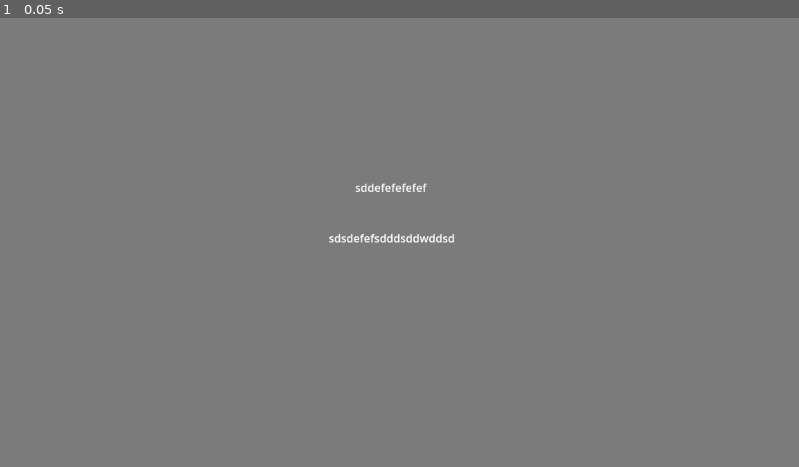
Above: before the commit, frame 1.
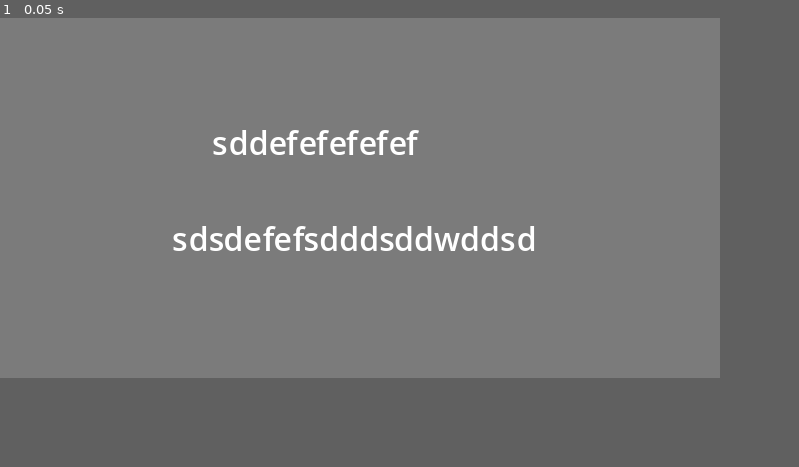
Above: after the commit, the same moment.

Repository: EuBraBo48/ThroughTheGrind-ProjetoSecretSantaJam
Game: Godot game, scene res://EuBraBo/Scenes/dialog.tscn
Two runs of this game, one before a commit and one after it. Both use one fixed random seed, a clock stepped at 60 frames per second and the inputs below. The project has no main scene, so this scene is started directly.
Inputs:
- Up to frame 1 (0.05 s): no input
In our replay, the window is 799x449 before the commit and 720x360 after it. These sizes can differ from the game's own. Grey fills any space a smaller window leaves; there, only what the larger window draws over its background counts as a difference.

The runs differ from the first frame. In frame 1, 1.8% of the frame differs, in the area x 21-67%, y 24-52%.

Commit message:
menu feito

Diff:
--- a/projetogamejam/EuBraBo/Scenes/dialog.tscn
+++ b/projetogamejam/EuBraBo/Scenes/dialog.tscn
@@ -10,9 +10,8 @@
 grow_horizontal = 2
 grow_vertical = 2
 script = ExtResource("1_h08p7")
-metadata/_edit_use_anchors_ = true
 
-[node name="ColorRect" type="ColorRect" parent="."]
+[node name="fundo" type="ColorRect" parent="."]
 layout_mode = 1
 anchors_preset = 15
 anchor_right = 1.0
@@ -23,22 +22,32 @@
 
 [node name="caixaDeDialogos" type="Sprite2D" parent="."]
 
-[node name="Label" type="Label" parent="."]
-layout_mode = 2
-offset_left = 512.0
-offset_top = 233.0
-offset_right = 615.0
-offset_bottom = 256.0
+[node name="name" type="Label" parent="."]
+layout_mode = 1
+anchors_preset = 8
+anchor_left = 0.5
+anchor_top = 0.5
+anchor_right = 0.5
+anchor_bottom = 0.5
+offset_left = -74.0
+offset_top = -39.0
+offset_right = 29.0
+offset_bottom = -16.0
 grow_horizontal = 2
 grow_vertical = 2
 text = "sddefefefefef"
 
-[node name="RichTextLabel" type="RichTextLabel" parent="."]
-layout_mode = 2
-offset_left = 474.0
-offset_top = 306.0
-offset_right = 678.0
-offset_bottom = 352.0
+[node name="dialog" type="RichTextLabel" parent="."]
+layout_mode = 1
+anchors_preset = 8
+anchor_left = 0.5
+anchor_top = 0.5
+anchor_right = 0.5
+anchor_bottom = 0.5
+offset_left = -94.0
+offset_top = 9.0
+offset_right = 110.0
+offset_bottom = 55.0
 grow_horizontal = 2
 grow_vertical = 2
 text = "sdsdefefsdddsddwddsd"
@@ -49,5 +58,7 @@
 anchors_preset = -1
 anchor_right = 0.017
 anchor_bottom = 0.062
-offset_right = 20.416
-offset_bottom = -0.176003
+offset_left = 50.0
+offset_top = 48.0
+offset_right = 70.416
+offset_bottom = 47.824
--- /dev/null
+++ b/projetogamejam/EuBraBo/Scenes/menu.tscn
@@ -0,0 +1,188 @@
+[gd_scene load_steps=2 format=3 uid="uid://dllar88mbeg6w"]
+
+[ext_resource type="Script" path="res://EuBraBo/Script/menu.gd" id="1_xc25y"]
+
+[node name="Menu" type="Control"]
+process_mode = 3
+layout_mode = 3
+anchors_preset = 15
+anchor_right = 1.0
+anchor_bottom = 1.0
+grow_horizontal = 2
+grow_vertical = 2
+script = ExtResource("1_xc25y")
+
+[node name="fundo" type="ColorRect" parent="."]
+layout_mode = 1
+anchors_preset = 15
+anchor_right = 1.0
+anchor_bottom = 1.0
+grow_horizontal = 2
+grow_vertical = 2
+color = Color(0.324203, 0.324203, 0.324203, 1)
+
+[node name="menu" type="VBoxContainer" parent="."]
+layout_mode = 1
+anchors_preset = 8
+anchor_left = 0.5
+anchor_top = 0.5
+anchor_right = 0.5
+anchor_bottom = 0.5
+offset_left = -20.0
+offset_top = -20.0
+offset_right = 20.0
+offset_bottom = 20.0
+grow_horizontal = 2
+grow_vertical = 2
+
+[node name="new game" type="Button" parent="menu"]
+layout_mode = 2
+text = "new game"
+
+[node name="continued" type="Button" parent="menu"]
+layout_mode = 2
+text = "continued"
+
+[node name="opctions" type="Button" parent="menu"]
+layout_mode = 2
+text = "opctions"
+
+[node name="Exit" type="Button" parent="menu"]
+layout_mode = 2
+text = "Exit"
+
+[node name="opcions" type="Control" parent="."]
+visible = false
+layout_mode = 1
+anchors_preset = 15
+anchor_right = 1.0
+anchor_bottom = 1.0
+grow_horizontal = 2
+grow_vertical = 2
+
+[node name="opcions" type="VBoxContainer" parent="opcions"]
+layout_mode = 1
+anchors_preset = 8
+anchor_left = 0.5
+anchor_top = 0.5
+anchor_right = 0.5
+anchor_bottom = 0.5
+offset_left = -20.0
+offset_top = -20.0
+offset_right = 20.0
+offset_bottom = 20.0
+grow_horizontal = 2
+grow_vertical = 2
+
+[node name="video" type="Button" parent="opcions/opcions"]
+layout_mode = 2
+text = "video"
+
+[node name="Creditos" type="Button" parent="opcions/opcions"]
+layout_mode = 2
+text = "Credito"
+
+[node name="BackFromOpctions" type="Button" parent="opcions"]
+layout_mode = 1
+anchors_preset = 7
+anchor_left = 0.5
+anchor_top = 1.0
+anchor_right = 0.5
+anchor_bottom = 1.0
+offset_left = -4.0
+offset_top = -8.0
+offset_right = 4.0
+grow_horizontal = 2
+grow_vertical = 0
+text = "Back"
+
+[node name="video" type="Control" parent="."]
+visible = false
+layout_mode = 1
+anchors_preset = 15
+anchor_right = 1.0
+anchor_bottom = 1.0
+grow_horizontal = 2
+grow_vertical = 2
+
+[node name="video" type="HBoxContainer" parent="video"]
+layout_mode = 1
+anchors_preset = 8
+anchor_left = 0.5
+anchor_top = 0.5
+anchor_right = 0.5
+anchor_bottom = 0.5
+offset_left = -20.0
+offset_top = -26.0
+offset_right = 20.0
+offset_bottom = 26.0
+grow_horizontal = 2
+grow_vertical = 2
+
+[node name="lebels" type="VBoxContainer" parent="video/video"]
+layout_mode = 2
+size_flags_horizontal = 4
+
+[node name="FullScreen" type="Label" parent="video/video/lebels"]
+layout_mode = 2
+text = "FullScreen"
+
+[node name="Borderless" type="Label" parent="video/video/lebels"]
+layout_mode = 2
+text = "Borderless"
+
+[node name="checkBoxs" type="VBoxContainer" parent="video/video"]
+layout_mode = 2
+
+[node name="FullScreen" type="CheckBox" parent="video/video/checkBoxs"]
+layout_mode = 2
+
+[node name="Borderless" type="CheckBox" parent="video/video/checkBoxs"]
+layout_mode = 2
+
+[node name="BackFromVIdo" type="Button" parent="video"]
+layout_mode = 1
+anchors_preset = 7
+anchor_left = 0.5
+anchor_top = 1.0
+anchor_right = 0.5
+anchor_bottom = 1.0
+offset_left = -4.0
+offset_top = -8.0
+offset_right = 4.0
+grow_horizontal = 2
+grow_vertical = 0
+text = "Back"
+
+[node name="creditos" type="Control" parent="."]
+visible = false
+layout_mode = 1
+anchors_preset = 15
+anchor_right = 1.0
+anchor_bottom = 1.0
+grow_horizontal = 2
+grow_vertical = 2
+
+[node name="BackFromCreditos" type="Button" parent="creditos"]
+layout_mode = 1
+anchors_preset = 7
+anchor_left = 0.5
+anchor_top = 1.0
+anchor_right = 0.5
+anchor_bottom = 1.0
+offset_left = -4.0
+offset_top = -8.0
+offset_right = 4.0
+grow_horizontal = 2
+grow_vertical = 0
+text = "Back"
+
+[connection signal="pressed" from="menu/opctions" to="." method="_on_opctions_pressed"]
+[connection signal="pressed" from="menu/Exit" to="." method="_on_exit_pressed"]
+[connection signal="pressed" from="opcions/opcions/video" to="." method="_on_video_pressed"]
+[connection signal="pressed" from="opcions/opcions/Creditos" to="." method="_on_creditos_pressed"]
+[connection signal="pressed" from="opcions/BackFromOpctions" to="." method="_on_back_from_opctions_pressed"]
+[connection signal="toggled" from="video/video/checkBoxs/FullScreen" to="." method="_on_full_screen_toggled"]
+[connection signal="toggled" from="video/video/checkBoxs/Borderless" to="." method="_on_borderless_toggled"]
+[connection signal="pressed" from="video/BackFromVIdo" to="." method="_on_back_from_v_ido_pressed"]
+[connection signal="pressed" from="creditos/BackFromCreditos" to="." method="_on_back_from_creditos_pressed"]
--- a/projetogamejam/EuBraBo/Script/dialog.gd
+++ b/projetogamejam/EuBraBo/Script/dialog.gd
@@ -14,7 +14,6 @@
 
 func _ready() -> void:
 	_initialice_dialog()
-
 
 func _process(delta: float) -> void:
 	if Input.is_action_pressed("ui_accept") and _texte.visible_ratio <  1:
--- /dev/null
+++ b/projetogamejam/EuBraBo/Script/menu.gd
@@ -0,0 +1,66 @@
+extends Control
+class_name Manu
+
+@onready var menu: VBoxContainer = $menu
+@onready var opcions: Control = $opcions
+@onready var creditos: Control = $creditos
+@onready var video: Control = $video
+
+
+func _process(delta: float) -> void:
+	if visible == false:
+		pass
+	if visible == true:
+		pass
+	if Input.is_action_just_pressed("pause"):
+		taggle()
+
+
+func taggle() -> void:
+	visible = !visible
+	get_tree().paused = visible
+
+
+func show_and_hide(first, second ) -> void:
+	first.show()
+	second.hide()
+
+
+func _on_opctions_pressed() -> void:
+	show_and_hide(opcions,menu)
+
+
+func _on_exit_pressed() -> void:
+	get_tree().quit()
+
+
+func _on_back_from_opctions_pressed() -> void:
+	show_and_hide(menu, opcions)
+
+
+func _on_video_pressed() -> void:
+	show_and_hide(video, opcions)
+
+
+func _on_creditos_pressed() -> void:
+	show_and_hide(creditos, opcions)
+
+
+func _on_back_from_v_ido_pressed() -> void:
+	show_and_hide(opcions, video)
+
+
+func _on_back_from_creditos_pressed() -> void:
+	show_and_hide(opcions, creditos)
+
+
+func _on_full_screen_toggled(toggled_on: bool) -> void:
+	if toggled_on:
+		DisplayServer.window_set_mode(DisplayServer.WINDOW_MODE_FULLSCREEN)
+	else:
+		DisplayServer.window_set_mode(DisplayServer.WINDOW_MODE_WINDOWED)
+
+
+
+func _on_borderless_toggled(toggled_on: bool) -> void:
+	DisplayServer.window_set_flag(DisplayServer.WINDOW_FLAG_BORDERLESS, toggled_on)
--- a/projetogamejam/project.godot
+++ b/projetogamejam/project.godot
@@ -13,6 +13,18 @@
 config/name="projetoGameJam"
 config/features=PackedStringArray("4.3", "GL Compatibility")
 config/icon="res://CoisaEmGeral/icon.svg"
+
+[display]
+
+window/size/viewport_width=360
+window/size/viewport_height=180
+window/size/window_width_override=1080
+window/size/window_height_override=540
+window/stretch/mode="canvas_items"
+
+[editor]
+
+movie_writer/movie_file="C:/Users/Manilla Juliana/Documents/GitHub/ProjetoSecretSantaJam/projetogamejam/videoExeplemppo.avi"
 
 [input]
 
@@ -41,6 +53,11 @@
 "events": [Object(InputEventKey,"resource_local_to_scene":false,"resource_name":"","device":-1,"window_id":0,"alt_press …(192 unchanged characters)…
 ]
 }
+pause={
+"deadzone": 0.5,
+"events": [Object(InputEventKey,"resource_local_to_scene":false,"resource_name":"","device":-1,"window_id":0,"alt_pressed":false,"shift_pressed":false,"ctrl_pressed":false,"meta_pressed":false,"pressed":false,"keycode":0,"physical_keycode":4194305,"key_label":0,"unicode":0,"location":0,"echo":false,"script":null)
+]
+}
 
 [rendering]
 
Binary file added: projetogamejam/EuBraBo/Sprites/BonecoTemplate_1.png
Not shown, added: projetogamejam/EuBraBo/Sprites/BonecoTemplate_1.png.import
Binary file added: projetogamejam/EuBraBo/Sprites/BonecoTemplate_2.png
Not shown, added: projetogamejam/EuBraBo/Sprites/BonecoTemplate_2.png.import
Not shown, added: projetogamejam/videoExeplemppo.avi
